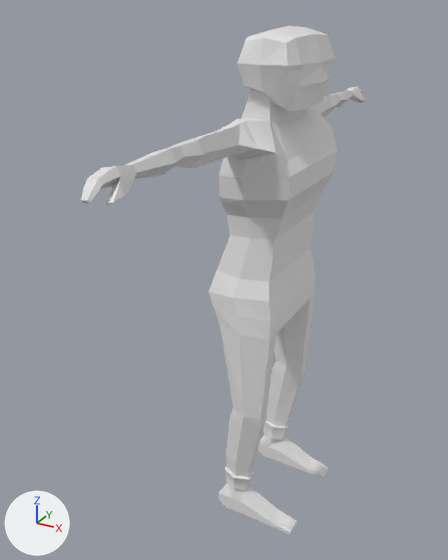
The Blender file 3dmodeller/demon3.blend as it was, and as the next commit left it.
Rendered twice from a camera (50 mm lens) standing at (1.11, -2.29, 2.23) and looking at (-0.1, -0.1, 1.14). The lights are fixed; the arrows at lower left show +X, +Y and +Z.
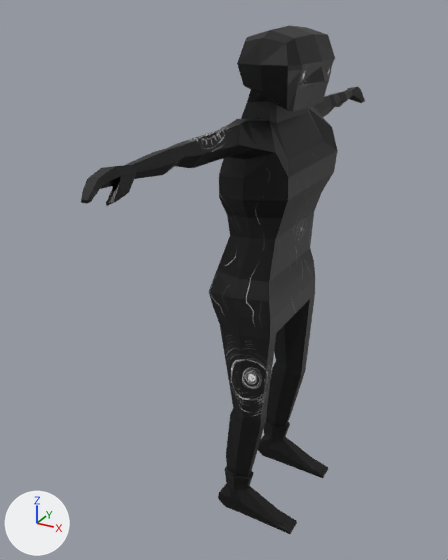
Pixel boxes [x1, y1, x2, y2] of what changed, in the pictures (448 x 560 px):
```json
{"object": "Cube.001", "change": "recoloured", "before": [81, 25, 365, 534], "after": [81, 25, 365, 534], "on screen": "grey to black"}
```

The change, as JSON lines over the scene's bpy script:
```json
{"op": "add", "block": "img_demon3unwrap_png", "code": ["img_demon3unwrap_png = load_image('demon3unwrap.png', '../2D/Unwraps farver/demon3unwrap.png', 1024, 1024, 'sRGB')"]}
{"op": "add", "block": "mat_material", "code": ["mat_material = principled_material('Material')", "mat_material.texture = img_demon3unwrap_png"]}
{"block": "me_cube_005", "where": "me_cube_005.from_pydata(...)  # 670 vertices, 672 faces; spans x -0.5..3.2, y -8.8..8.8, z -27.7..-10.9"}
{"op": "add", "block": "me_cube_005", "code": "me_cube_005.materials.append(mat_material)  # picture img_demon3unwrap_png"}
```
